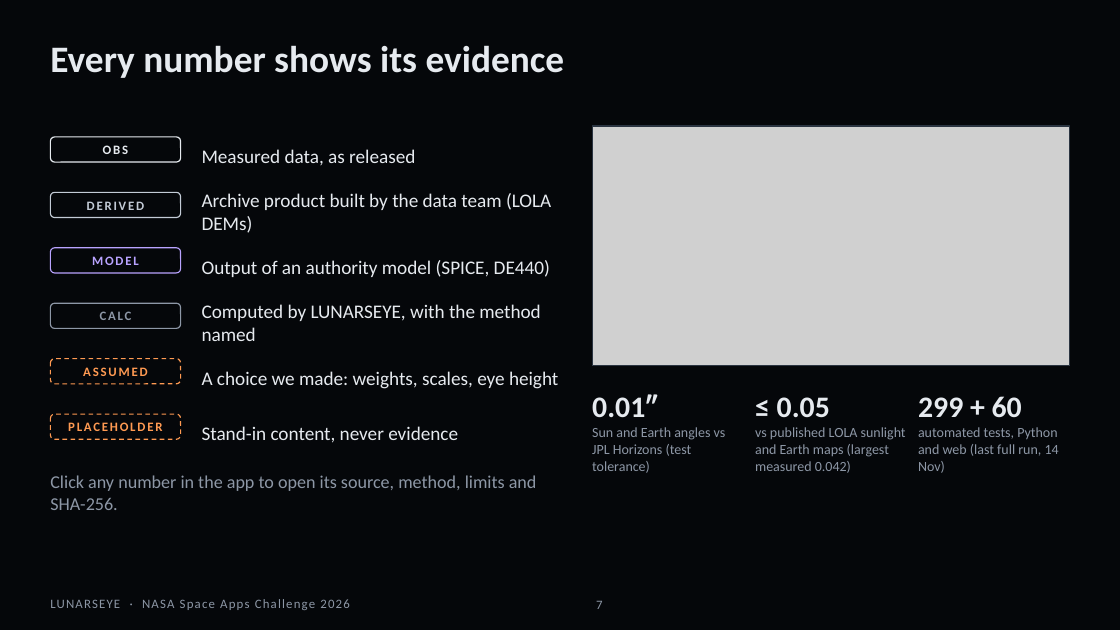
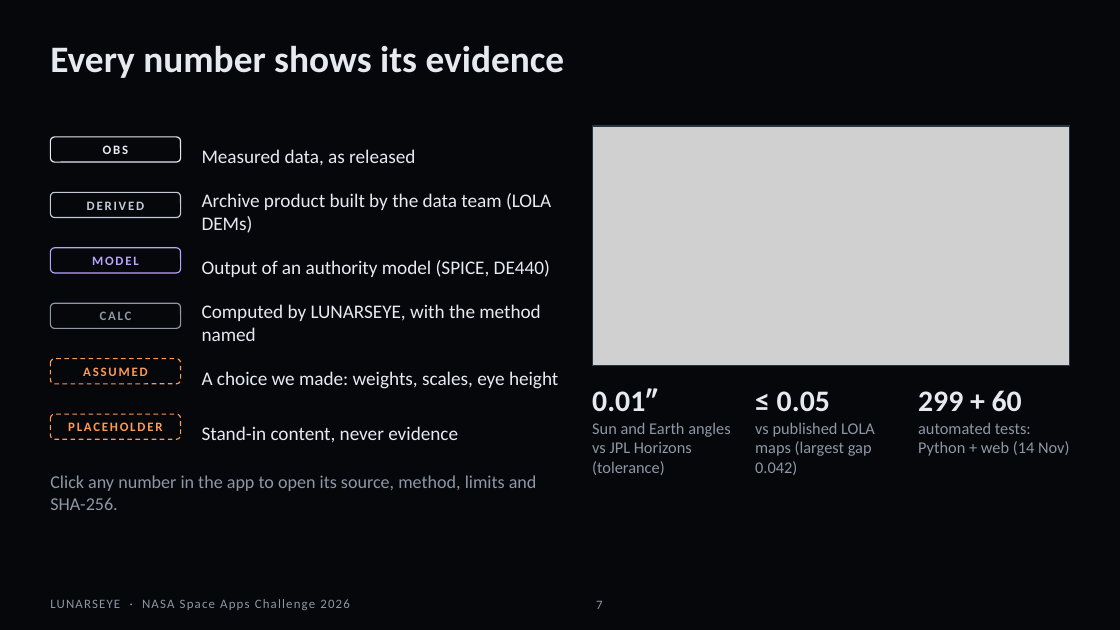
Before and after one commit to 5764678/LUNARSEYE, a slide deck: slide 7 of submission/build/out/LUNARSEYE_deck_raw.pptx. Drawn at 1120x630 pixels with LibreOffice and Linux fonts; fonts in the diff are those of the drawing; grey boxes stand for pictures. Boxes give left, top, right and bottom in pixels: in the first picture for what was removed or moved away, otherwise in the second. Text is boxed around its words. In the diff, an @@ line names an element or a change of style, - is before the commit and + after.

```diff
--- a/submission/build/out/LUNARSEYE_deck_raw.pptx
+++ b/submission/build/out/LUNARSEYE_deck_raw.pptx
@@ text at (592,422,730,475): text changed; size 12 to 14 pt @@
-Sun and Earth angles vs JPL Horizons (test tolerance)
+Sun and Earth angles vs JPL Horizons (tolerance)
@@ text at (755,422,875,475): text changed; size 12 to 14 pt @@
-vs published LOLA sunlight and Earth maps (largest measured 0.042)
+vs published LOLA maps (largest gap 0.042)
@@ text at (918,422,1069,456): text changed; size 12 to 14 pt @@
-automated tests, Python and web (last full run, 14 Nov)
+automated tests: Python + web (14 Nov)
```
Also in this commit, not shown: 7 other slides changed, 1 slide added, 1 slide removed, 24 other files.
